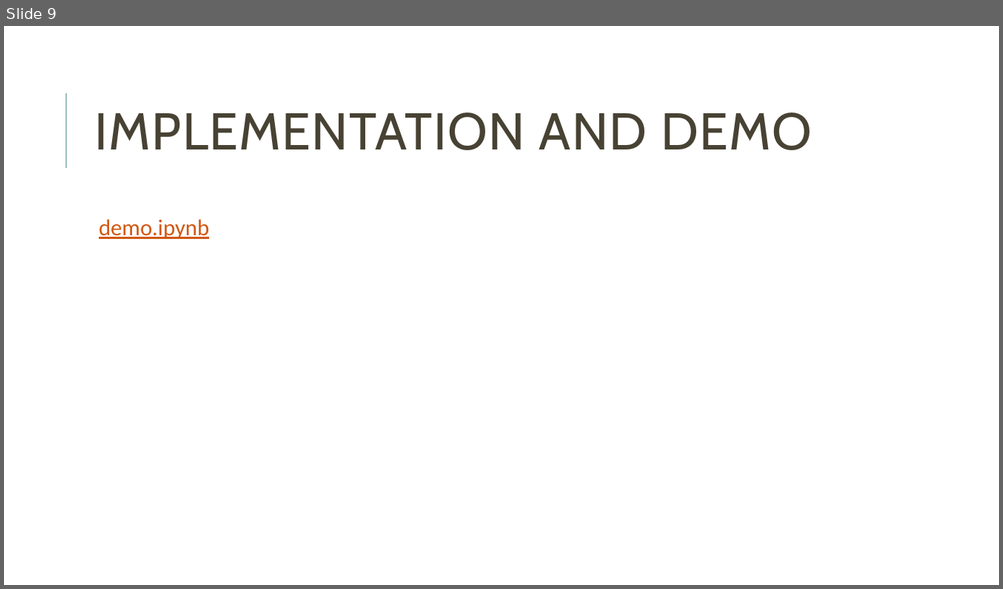
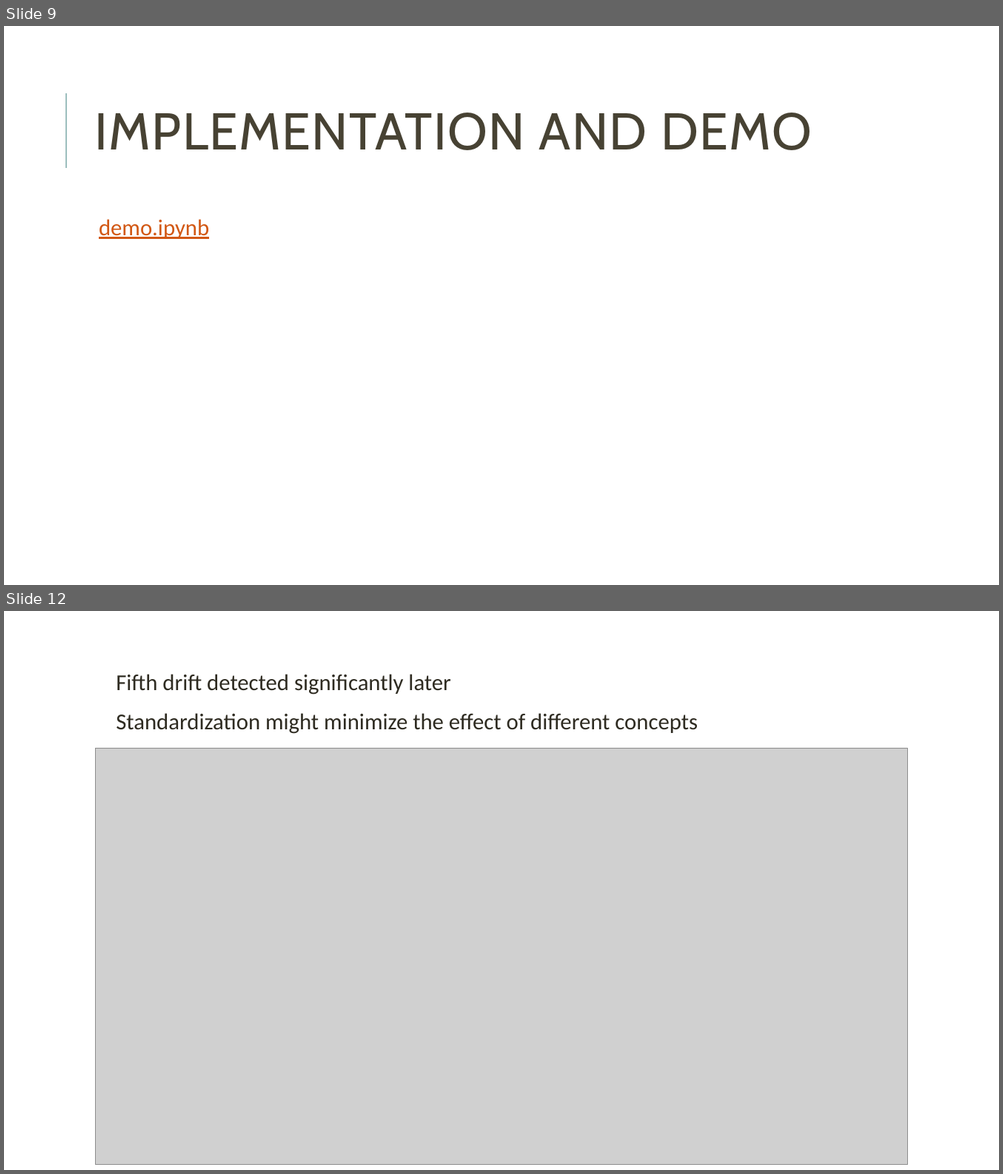
Before and after one commit to miguelFigSilva/dsm_SPC, a slide deck: presentation.pptx. Shown one above the other, each under a label of ours: slide 9 before the commit, slides 9 and 12 after it; the slides between them are not shown. The pictures are 1003x589 and 1003x1174 pixels, drawn with LibreOffice and Linux fonts; fonts in the diff are those of the drawing; grey boxes stand for pictures. Boxes give left, top, right and bottom in pixels: in the first picture for what was removed or moved away, otherwise in the second. Text is boxed around its words. In the diff, an @@ line names an element or a change of style, - is before the commit and + after.

```diff
--- a/presentation.pptx
+++ b/presentation.pptx
@@ slide 12 added at [4, 611, 999, 1170], background #FFFFFF @@
@@ text added at [116, 674, 697, 734], 22 pt, text #2E2B21 @@
+  Fifth drift detected significantly later
+  Standardization might minimize the effect of different concepts
@@ picture added at [96, 749, 907, 1165] @@
```
Also in this commit, not shown: 2 slides changed, 7 other slides added.
